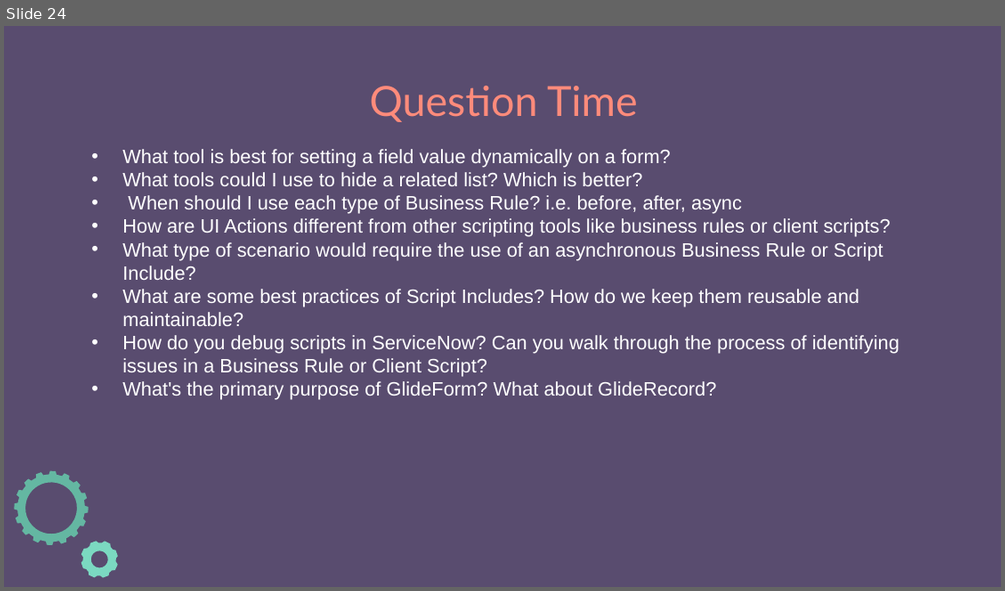
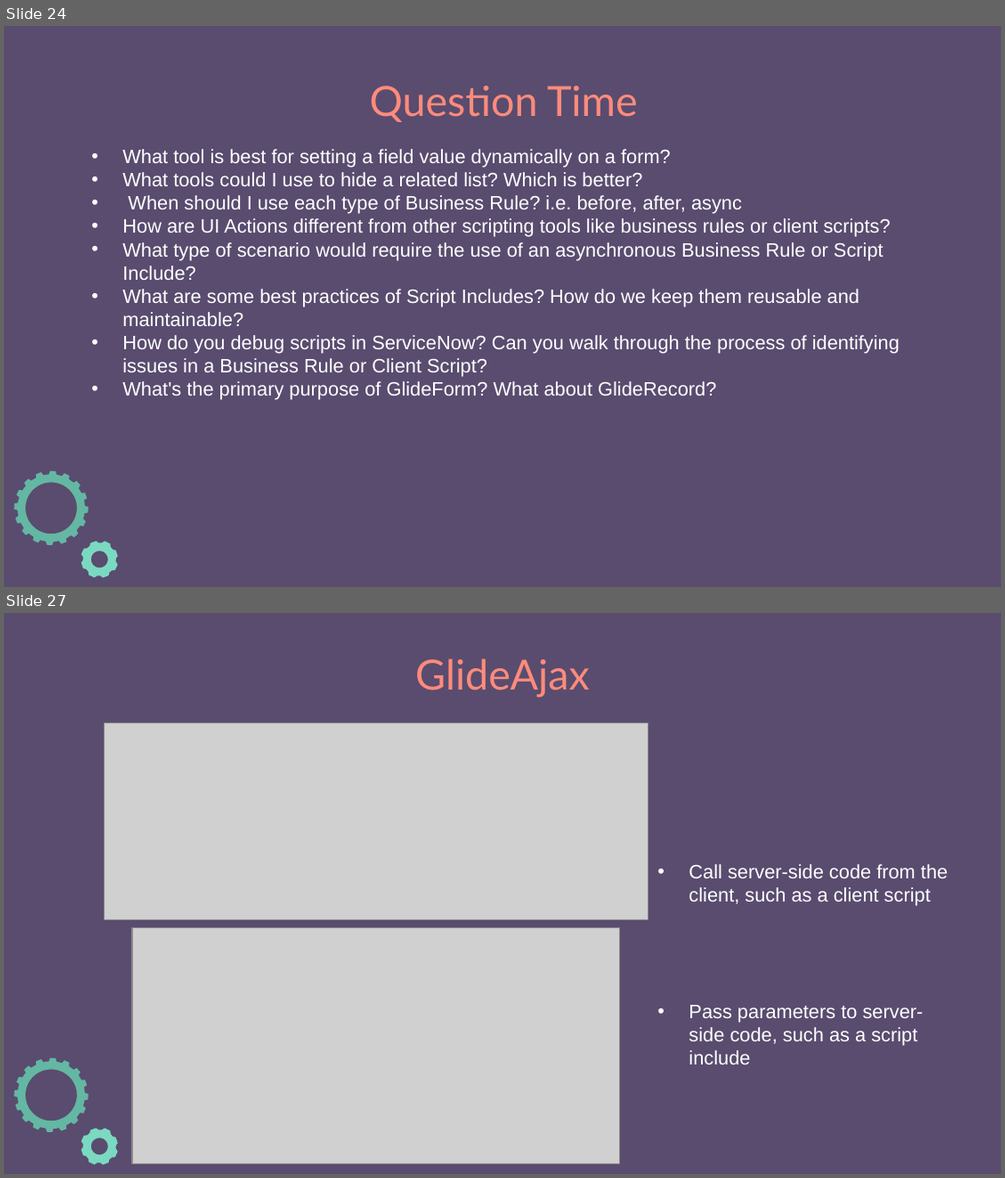
Before and after one commit to e-m-wilson/SNOW, a slide deck: Week_5/SNOW_Scripting.pptx. Shown one above the other, each under a label of ours: slide 24 before the commit, slides 24 and 27 after it; the slides between them are not shown. The pictures are 1005x591 and 1005x1178 pixels, drawn with LibreOffice and Linux fonts; fonts in the diff are those of the drawing; grey boxes stand for pictures. Boxes give left, top, right and bottom in pixels: in the first picture for what was removed or moved away, otherwise in the second. Text is boxed around its words. In the diff, an @@ line names an element or a change of style, - is before the commit and + after.

```diff
--- a/Week_5/SNOW_Scripting.pptx
+++ b/Week_5/SNOW_Scripting.pptx
@@ slide 27 added at (x1=4, y1=613, x2=1001, y2=1174), background #594C6F; not listed: 2 template elements that a slide beside it also shows @@
@@ title added at (x1=415, y1=658, x2=590, y2=698), 30 pt, text #FF8B7B @@
+GlideAjax
@@ picture added at (x1=104, y1=722, x2=648, y2=920) @@
@@ text added at (x1=688, y1=864, x2=947, y2=1064), 14 pt, text #FFFFFF @@
+• Call server-side code from the client, such as a client script
+• Pass parameters to server-side code, such as a script include
@@ picture added at (x1=132, y1=928, x2=620, y2=1163) @@
```
Also in this commit, not shown: 2 slides changed, 5 other slides added, 4 other files.
